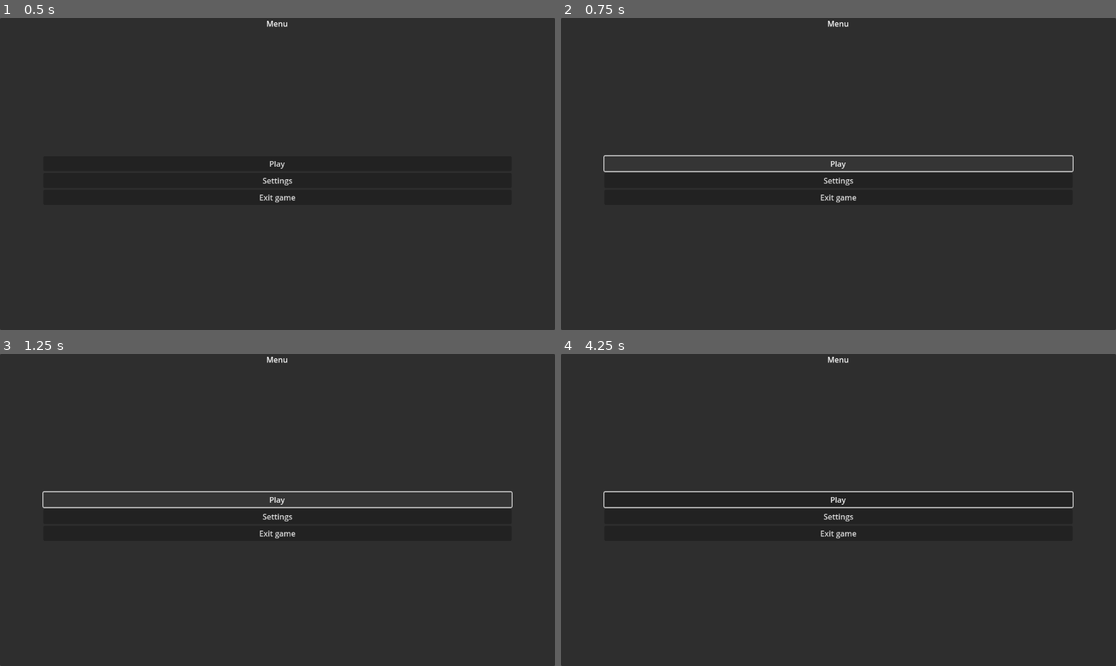
Above: before the commit, frames 1-4 (two rows, left to right).
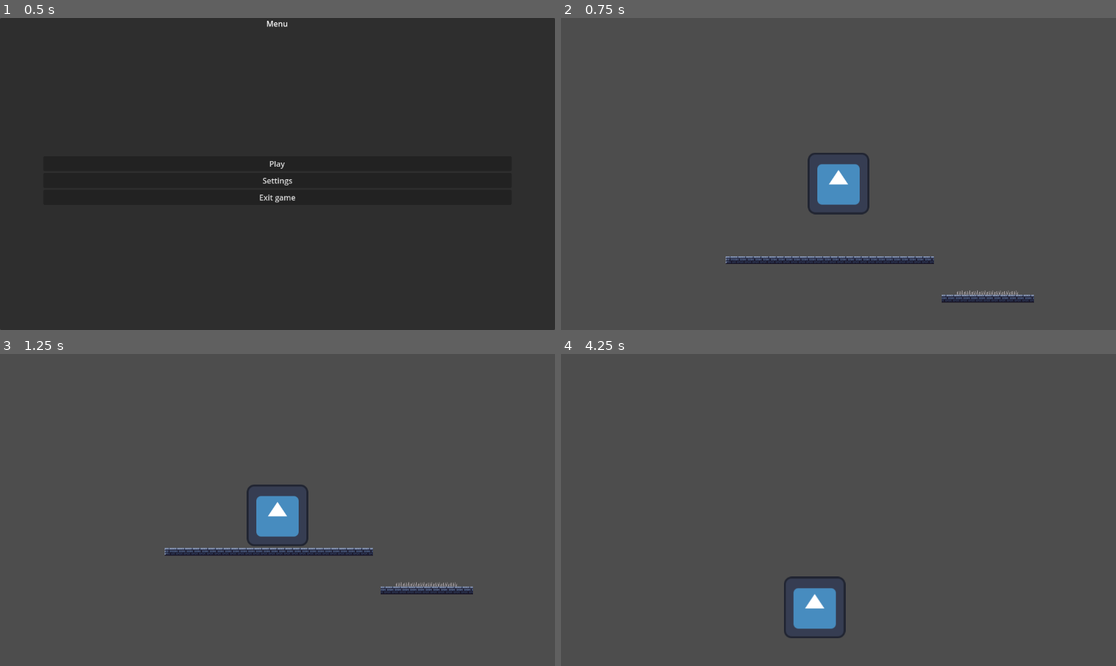
Above: after the commit, the same moments.

Repository: Orama-Interactive/Bubble-Wizard
Game: Godot game, scene res://src/Menu/menu.tscn
Same seed, same stepped clock (60 frames per second), same inputs: the game is played once before the commit and once after it. The project has no main scene, so this scene is started directly. The engine's default icon, where the game draws it, is replaced by a stand-in: a white triangle on a blue panel in a dark square.
Inputs (mouse positions are in pixels of both pictures, inside the frame that each line leads up to):
- Up to frame 1 (0.5 s): no input
- Up to frame 2 (0.75 s): click "Play" at 0.5 s
- Up to frame 3 (1.25 s): no input
- Up to frame 4 (4.25 s): click (838, 500) at 1.25 s, where only the run before the commit has a clickable "Play"; tap Enter at 2 s; move the mouse to (960, 494) at 2.02 s; hold D (right) 2.03-3.53 s; tap Q (charge_bubble) at 2.1 s; click (960, 494) at 2.17 s; tap Space (jump) at 2.27, 3.02 s; move the mouse to (727, 525) at 2.77 s; tap Ctrl (ctrl) at 2.85 s; move the mouse to (894, 441) at 3.52 s; hold A (left) from 3.53 s (still down); click (894, 441) at 3.6 s

Frame 1 is identical in both runs. In frame 2, 96% of the frame differs, in the area x 0-100%, y 0-100%; in frame 3, 96%; in frame 4, 100%.

Commit message:
Menu takes you to level 1

Diff:
--- a/src/Menu/menu.gd
+++ b/src/Menu/menu.gd
@@ -2,7 +2,7 @@
 
 
 func _on_play_button_pressed() -> void:
-	pass  # Replace with function body.
+	get_tree().change_scene_to_file("res://src/Levels/level_1.tscn")
 
 
 func _on_settings_button_pressed() -> void:
--- a/src/player.gd
+++ b/src/player.gd
@@ -135,11 +135,11 @@
 	position.y -= 32
 
 
-func _on_bubble_area_2d_body_entered(body: Node2D) -> void:
+func _on_bubble_area_2d_body_entered(_body: Node2D) -> void:
 	if not bubble_form and last_vertical_velocity > fall_damage_velocity:
 		_handle_death()
 	bubble_form = false
 
 
-func _on_spike_area_2d_body_entered(body: Node2D) -> void:
+func _on_spike_area_2d_body_entered(_body: Node2D) -> void:
 	_handle_death()
